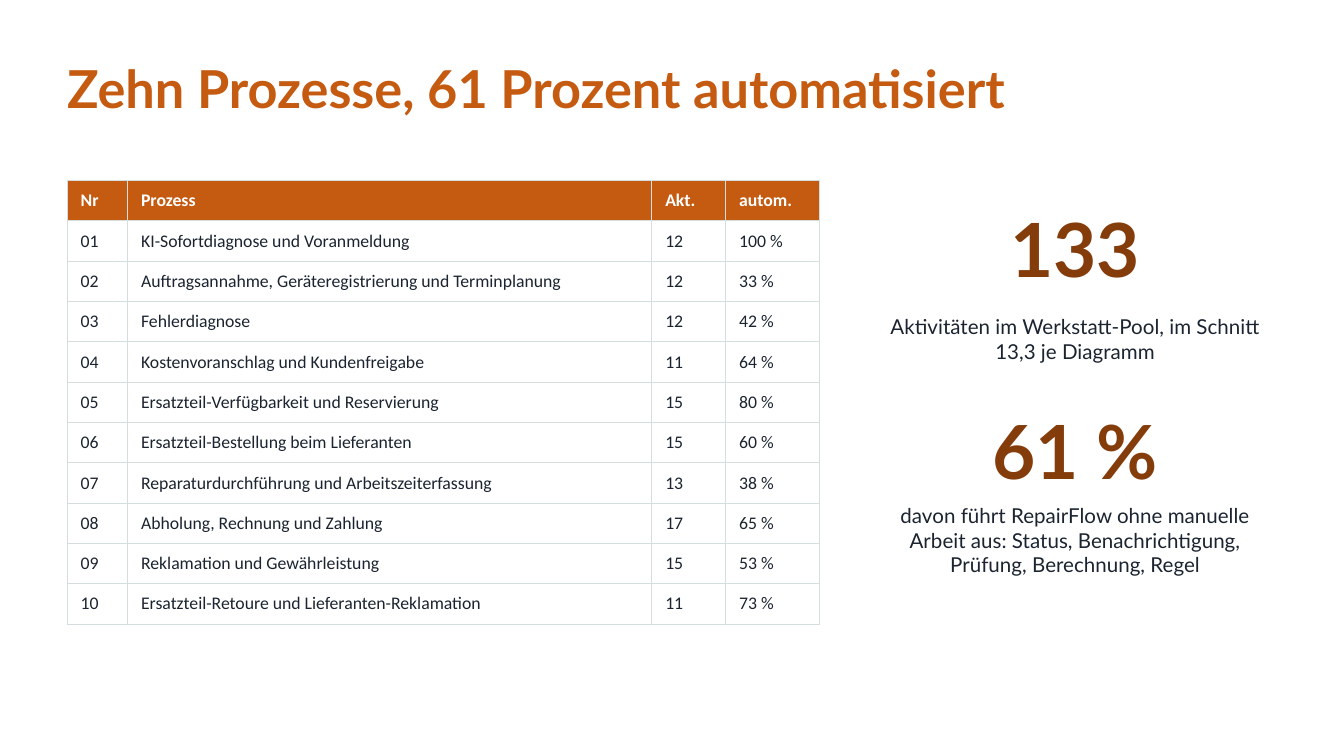
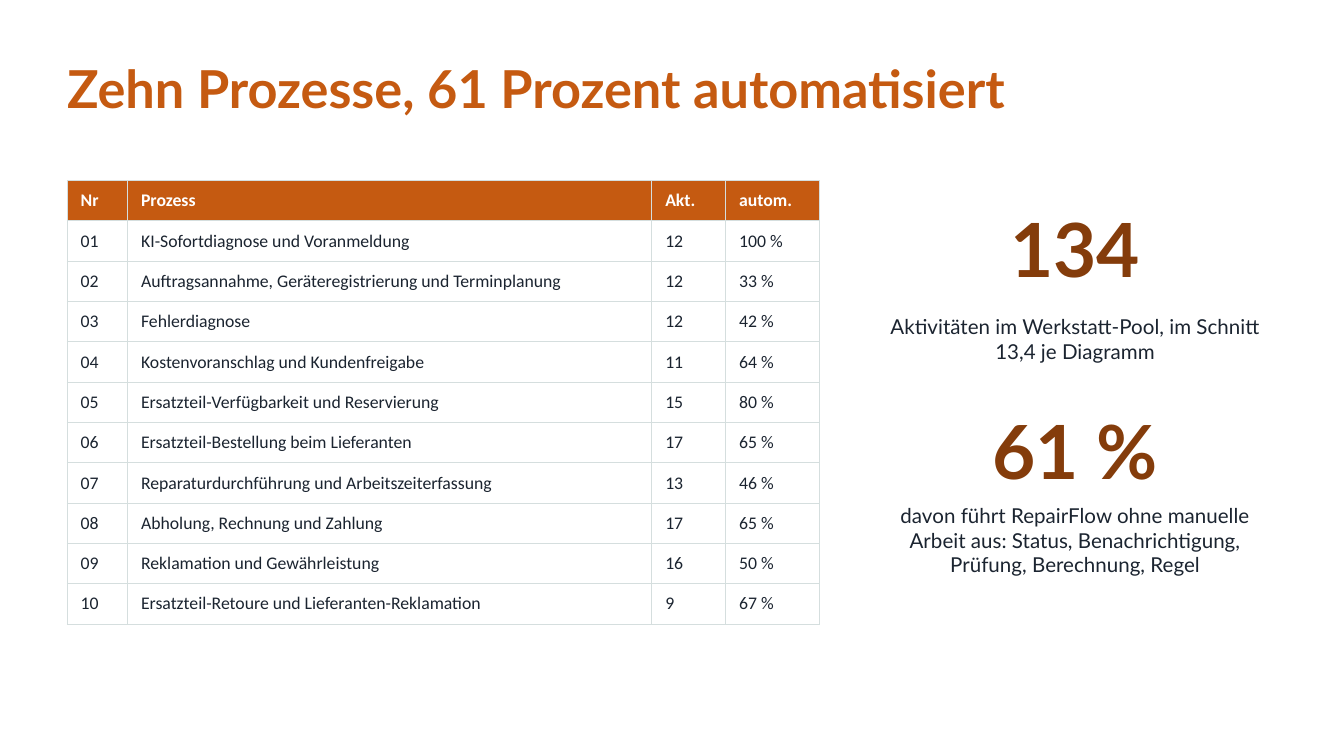
Before and after one commit to jakobschwan123-cmd/casestudy-semester-3, a slide deck: slide 11 of 4_praesentation/Abschlusspraesentation.pptx. Drawn at 1344x756 pixels with LibreOffice and Linux fonts; fonts in the diff are those of the drawing. Boxes give left, top, right and bottom in pixels: in the first picture for what was removed or moved away, otherwise in the second. Text is boxed around its words. In the diff, an @@ line names an element or a change of style, - is before the commit and + after.

```diff
--- a/4_praesentation/Abschlusspraesentation.pptx
+++ b/4_praesentation/Abschlusspraesentation.pptx
@@ table at (67, 180, 820, 624) @@
-row 7, column 3: 15
+row 7, column 3: 17
-row 7, column 4: 60 %
+row 7, column 4: 65 %
-row 8, column 4: 38 %
+row 8, column 4: 46 %
-row 10, column 3: 15
+row 10, column 3: 16
-row 10, column 4: 53 %
+row 10, column 4: 50 %
-row 11, column 3: 11
+row 11, column 3: 9
-row 11, column 4: 73 %
+row 11, column 4: 67 %
@@ text at (1010, 222, 1140, 278): text changed @@
-133
+134
@@ text at (890, 319, 1259, 363): text changed @@
-Aktivitäten im Werkstatt-Pool, im Schnitt 13,3 je Diagramm
+Aktivitäten im Werkstatt-Pool, im Schnitt 13,4 je Diagramm
```
Also in this commit, not shown: 1 other slide changed, 3 other files.
